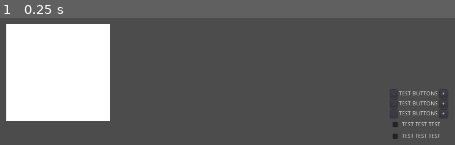
Above: before the commit, frame 1.
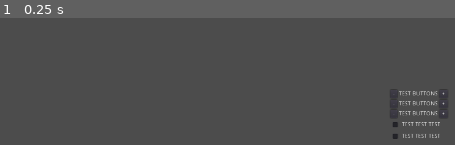
Above: after the commit, the same moment.

Repository: Rat-CK/SpaceManSimTest
Game: Godot game, scene res://Main/Node.tscn
Same seed, same stepped clock (60 frames per second), same inputs: the game is played once before the commit and once after it.
Inputs:
- Up to frame 1 (0.25 s): no input

The runs differ from the first frame. In frame 1, 17% of the frame differs, in the area x 1-25%, y 4-82%.

Commit message:
Improved Pop Calc
Alligned pop growth degrowth to a 7day cycle based on Delta time. Also improved the rate at which pop consumption / growth is calculated!

Diff:
--- a/Main/Node.tscn
+++ b/Main/Node.tscn
@@ -1,8 +1,10 @@
-[gd_scene load_steps=3 format=2]
+[gd_scene load_steps=4 format=2]
 
 [ext_resource path="res://TEST.gd" type="Script" id=1]
 
 [sub_resource type="Theme" id=1]
+
+[sub_resource type="Theme" id=2]
 
 [node name="CanvasLayer" type="CanvasLayer"]
 
@@ -158,24 +160,14 @@
 margin_bottom = 1080.0
 rect_min_size = Vector2( 100, 0 )
 
-[node name="ColorRect" type="ColorRect" parent="."]
-margin_left = 755.0
-margin_top = 319.0
-margin_right = 1005.0
-margin_bottom = 553.0
-script = ExtResource( 1 )
-
-[node name="Label" type="Label" parent="ColorRect"]
-margin_left = 77.0
-margin_top = 65.0
-margin_right = 171.0
-margin_bottom = 122.0
-
 [node name="Node" type="Node" parent="."]
 script = ExtResource( 1 )
 
 [node name="Label" type="Label" parent="Node"]
-margin_left = 755.0
-margin_top = 219.0
-margin_right = 1009.0
-margin_bottom = 327.0
+margin_left = 901.0
+margin_top = 406.0
+margin_right = 1155.0
+margin_bottom = 514.0
+theme = SubResource( 2 )
+
+[node name="Node2" type="Node" parent="."]
--- a/TEST.gd
+++ b/TEST.gd
@@ -4,16 +4,15 @@
 # var a = 2
 # var b = "text"
 
-var water = 10
-var food = 10
+var water = 0
+var food = 0
 var metals = 0
 var energy = 0
-var pop = 5000
+var pop = 0
 var growing = true
 
 var hour = 0
 var day = 0
-var week = 0
 var month = 0
 var year = 0
 
@@ -24,44 +23,84 @@
 func _process(delta):
 	time(delta)
 
-
-
 func time(delta):
 
-	hour += 7
+	hour += 24 * delta
 	if(hour >= 24):
 		hour = 0
 		day += 1
-	if (day >= 7):
+		print(day)
+	#0.1 increase to prevent looping on the following "days"
+	if(day == 7):
+		growth(delta)
+		day += 0.1
+	if(day == 14.1):
+		growth(delta)
+		day += 0.1
+	if(day == 21.2):
+		growth(delta)
+		day += 0.1
+	if(day == 28.3):
+		growth(delta)
+		day += 0.1
+	if (day >= 30):
 		day = 0
-		week += 1
-		growth(delta)
-		if growing:
-			print(pop)
-	if (week >= 4):
-		week = 0
 		month += 1
 	if (month >= 12):
 		month = 0
 		year += 1
 
-
+#Population , water , food mechanics.
 func growth(_delta):
+	#population consumption rate per 100 pops , 100 * 0.25 for example.
 	var waterconsumption = pop / 100 * water_consumption_per_100
 	var foodconsumption = pop / 100 * food_consumption_per_100
+	#popgrowth calculation based on prior values
+	var popgrowth = waterconsumption + foodconsumption
+	#label rounding vars.
+	var poplabdec = stepify(pop,0)
+	var watlabdec = stepify(water,0)
+	var foodlabdec = stepify(food,0)
 
 	if growing:
 		if pop > 0:
 			if water >= waterconsumption and food >= foodconsumption:
-				pop += 100
-				water -= waterconsumption
-				food -= foodconsumption
+				# * 360 because of 360 days in a year , representing a year worth of consumption.
+				if water >= waterconsumption * 360 :
+					pop += popgrowth
+					water -= waterconsumption
+					# halved to represent excess in water leads to safer food growth
+					food -= (foodconsumption / 2)
+					$Pop.text = str(poplabdec)
+					$Water.text = str(watlabdec)
+					$Food.text = str(foodlabdec)
+				# * 30 because of 30 days per month , to represent a month worth of water.
+				elif water >= waterconsumption * 7:
+					pop += popgrowth
+					water -= waterconsumption
+					food -= foodconsumption
+					$Pop.text = str(poplabdec)
+					$Water.text = str(watlabdec)
+					$Food.text = str(foodlabdec)
+				elif water >= waterconsumption:
+					pop += popgrowth
+					water -= waterconsumption
+					food -= foodconsumption
+					$Pop.text = str(poplabdec)
+					$Water.text = str(watlabdec)
+					$Food.text = str(foodlabdec)
 			if water <= waterconsumption or food <= foodconsumption:
-				pop -= 1000
+				pop -= (pop * 0.2) + 10
+				$Pop.text = str(poplabdec)
+				$Water.text = str(watlabdec)
+				$Food.text = str(foodlabdec)
 		if pop < 0:
 			print ("dead")
 			growing = false
 			pop = 0
+			$Pop.text = str(poplabdec)
+			$Water.text = str(watlabdec)
+			$Food.text = str(foodlabdec)
 
 
 
@@ -69,15 +108,6 @@
 #func _ready():
 #	print("DEBUGGY")
 
-
-#func _process(delta):
-#	if  water == 0:
-#		print("Water Zero")
-#		water += 1
-#	else:
-#		print("Water One")
-#		water -= 1
-
 # Called every frame. 'delta' is the elapsed time since the previous frame.
 #func _process(delta):
 #	pass
--- /dev/null
+++ b/World.tscn
@@ -0,0 +1,60 @@
+[gd_scene load_steps=2 format=2]
+
+[ext_resource path="res://TEST.gd" type="Script" id=1]
+
+[node name="World" type="Node2D"]
+script = ExtResource( 1 )
+
+[node name="Pop" type="Label" parent="."]
+margin_left = 500.0
+margin_top = 200.0
+margin_right = 700.0
+margin_bottom = 300.0
+rect_pivot_offset = Vector2( 330, 40 )
+align = 1
+
+[node name="Water" type="Label" parent="."]
+margin_left = 700.0
+margin_top = 200.0
+margin_right = 900.0
+margin_bottom = 300.0
+rect_pivot_offset = Vector2( 130, 40 )
+align = 1
+
+[node name="Food" type="Label" parent="."]
+margin_left = 900.0
+margin_top = 200.0
+margin_right = 1100.0
+margin_bottom = 300.0
+rect_pivot_offset = Vector2( -70, 40 )
+align = 1
+
+[node name="PopL" type="Label" parent="."]
+margin_left = 500.0
+margin_top = 100.0
+margin_right = 700.0
+margin_bottom = 200.0
+rect_pivot_offset = Vector2( 330, 40 )
+text = "Population"
+align = 1
+valign = 2
+
+[node name="WaterL" type="Label" parent="."]
+margin_left = 700.0
+margin_top = 100.0
+margin_right = 900.0
+margin_bottom = 200.0
+rect_pivot_offset = Vector2( 130, 40 )
+text = "Water Levels"
+align = 1
+valign = 2
+
+[node name="FoodL" type="Label" parent="."]
+margin_left = 900.0
+margin_top = 100.0
+margin_right = 1100.0
+margin_bottom = 200.0
+rect_pivot_offset = Vector2( -70, 40 )
+text = "Food Levels"
+align = 1
+valign = 2
